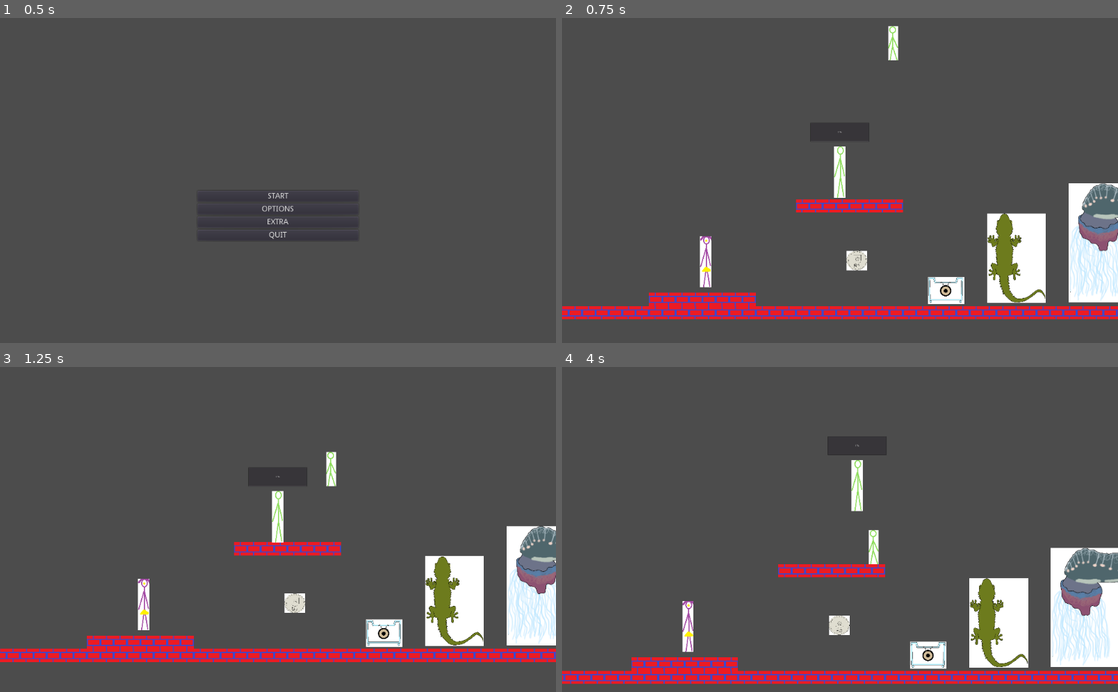
Above: before the commit, frames 1-4 (two rows, left to right).
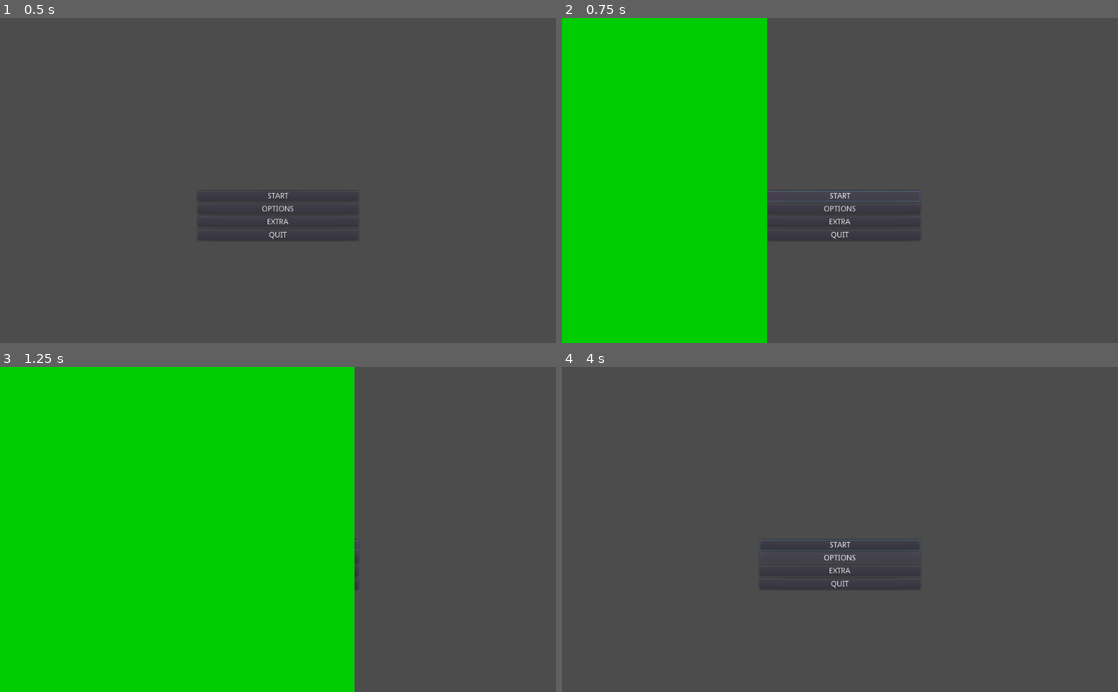
Above: after the commit, the same moments.

Repository: EyeBallTank/PROJECT-NORTUBEL-main-ish
Game: Godot game, scene res://screens/MainMenu.tscn
The game is run twice, just before and just after one commit, with the same random seed, the same clock (stepped at 60 frames per second) and the same inputs.
Inputs (mouse positions are in pixels of both pictures, inside the frame that each line leads up to):
- Up to frame 1 (0.5 s): no input
- Up to frame 2 (0.75 s): click "START" at 0.5 s
- Up to frame 3 (1.25 s): no input
- Up to frame 4 (4 s): click (840, 545) at 1.25 s, where only the run after the commit has a clickable "START"; click (840, 571) at 2 s, where only the run after the commit has a clickable "EXTRA"; click (840, 558) at 2.75 s, where only the run after the commit has a clickable "OPTIONS"; hold Right (right) from 3.53 s (still down); hold F (followme) from 3.53 s (still down); tap Up (jumpup) at 3.77 s

Frame 1 is identical in both runs. In frame 2, 48% of the frame differs, in the area x 0-100%, y 0-100%; in frame 3, 72%; in frame 4, 15%.

Commit message:
almost...
the animation plays but i'm still on the menu

Diff:
--- a/screens/MainMenu.gd
+++ b/screens/MainMenu.gd
@@ -3,7 +3,7 @@
 
 
 func _on_StartButton_pressed():
-	get_tree().change_scene("res://src/levels/LevelTemplate.tscn")
+	SceneManager.change_scene("res://src/levels/LevelTemplate.tscn" , "level_transition_effect")
 
 
 func _on_QuitButton_pressed():
--- a/src/behind_the_scenes/scene_manager.gd
+++ b/src/behind_the_scenes/scene_manager.gd
@@ -1,18 +1,14 @@
 extends Node
 
 
+#Copying code from Israel Ruiz, it may not work but...
 
-# Declare member variables here. Examples:
-# var a = 2
-# var b = "text"
-# var b = "text"
+onready var animation = $CanvasLayer/AnimationPlayer
+var scene : String
 
+func change_scene(new_scene, anim):
+	scene = new_scene
+	animation.play(anim)
 
-# Called when the node enters the scene tree for the first time.
-func _ready():
-	pass # Replace with function body.
-
-
-# Called every frame. 'delta' is the elapsed time since the previous frame.
-#func _process(delta):
-#	pass
+func _new_scene():
+		get_tree().change_scene(scene)
--- a/src/behind_the_scenes/scene_manager.tscn
+++ b/src/behind_the_scenes/scene_manager.tscn
@@ -56,7 +56,7 @@
 "values": [ Vector2( 0, 600 ), Vector2( 1031, 600 ), Vector2( 0, 600 ) ]
 }
 
-[node name="Scene Manager" type="Node"]
+[node name="SceneManager" type="Node"]
 script = ExtResource( 1 )
 
 [node name="CanvasLayer" type="CanvasLayer" parent="."]
